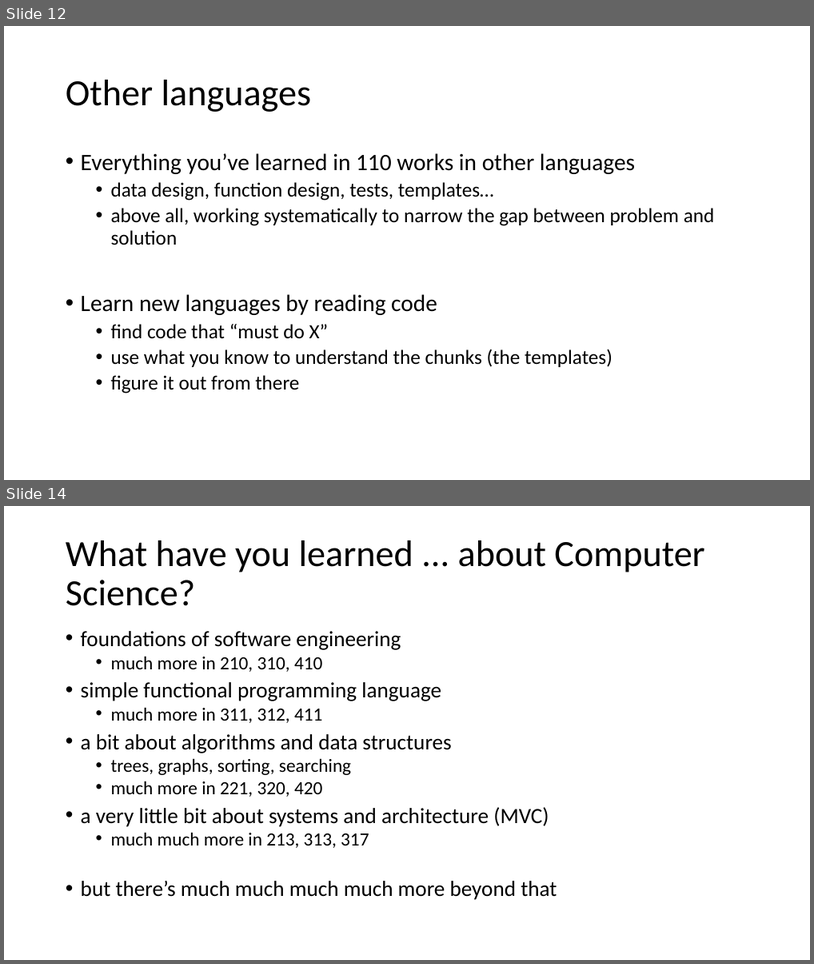
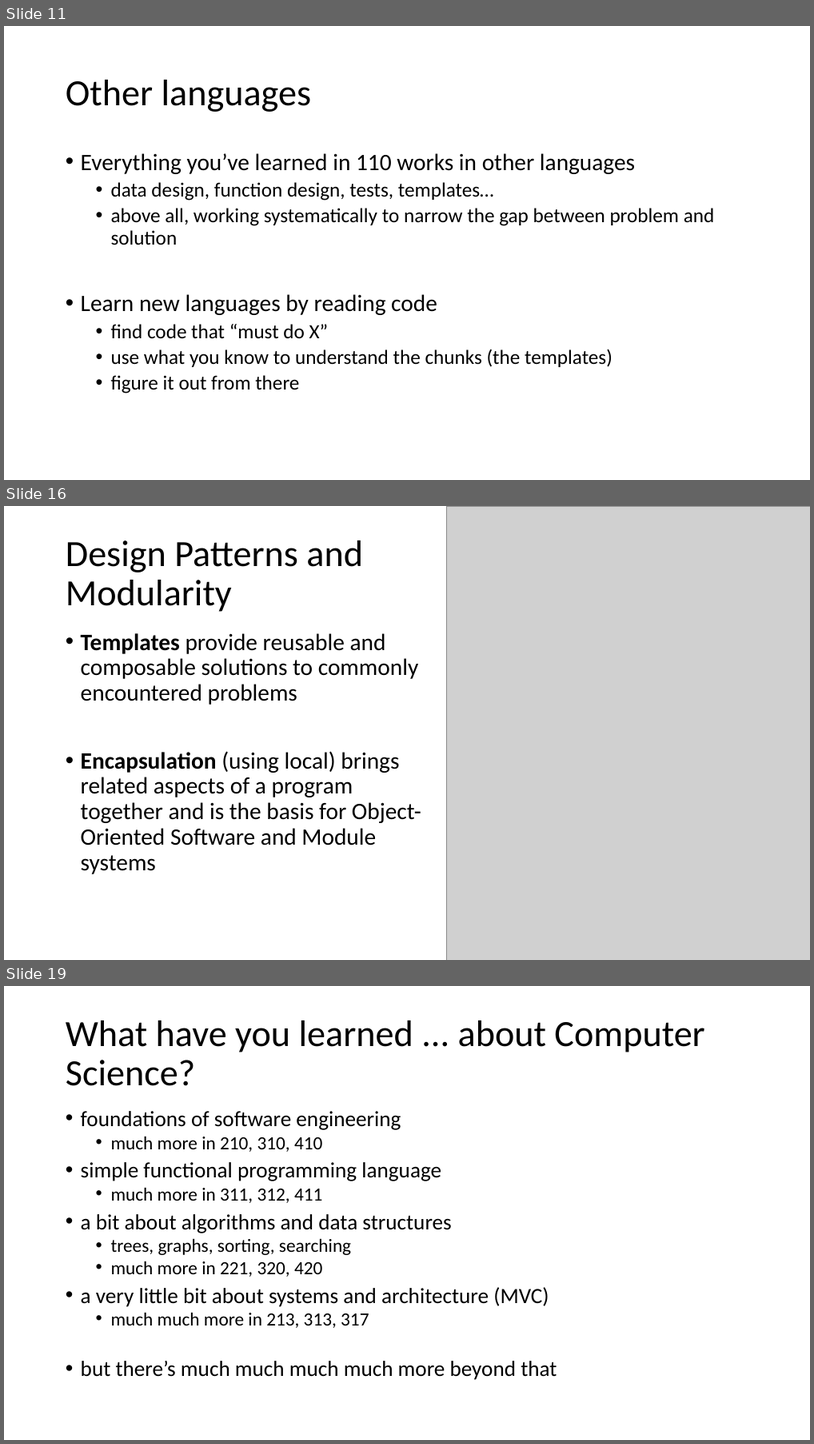
Before and after one commit to GregorKiczales/spd-materials, a slide deck: instructor/l23/lec23-wrap.pptx. Shown one above the other, each under a label of ours: slides 12 and 14 before the commit, slides 11, 16 and 19 after it; the slides between them are not shown. The pictures are 814x964 and 814x1444 pixels, drawn with LibreOffice and Linux fonts; fonts in the diff are those of the drawing; grey boxes stand for pictures. Boxes give left, top, right and bottom in pixels: in the first picture for what was removed or moved away, otherwise in the second. Text is boxed around its words. In the diff, an @@ line names an element or a change of style, - is before the commit and + after.

```diff
--- a/instructor/l23/lec23-wrap.pptx
+++ b/instructor/l23/lec23-wrap.pptx
@@ slide 16 added at (x1=4, y1=506, x2=810, y2=960), background #FFFFFF @@
@@ picture added at (x1=446, y1=506, x2=810, y2=960) @@
@@ title added at (x1=66, y1=540, x2=363, y2=612), 44 pt, text #000000 @@
+Design Patterns and Modularity
@@ text added at (x1=81, y1=633, x2=422, y2=874), 28 pt, text #000000 @@
+• Templates provide reusable and composable solutions to commonly encountered problems
+• Encapsulation (using local) brings related aspects of a program together and is the basis for Object-Oriented Software and Module systems
@@ what was slide 12 is now slide 11 @@
@@ what was slide 14 is now slide 19 @@
```
Also in this commit, not shown: 14 slides changed, 5 other slides added, 2 slides removed, 1 other file.
